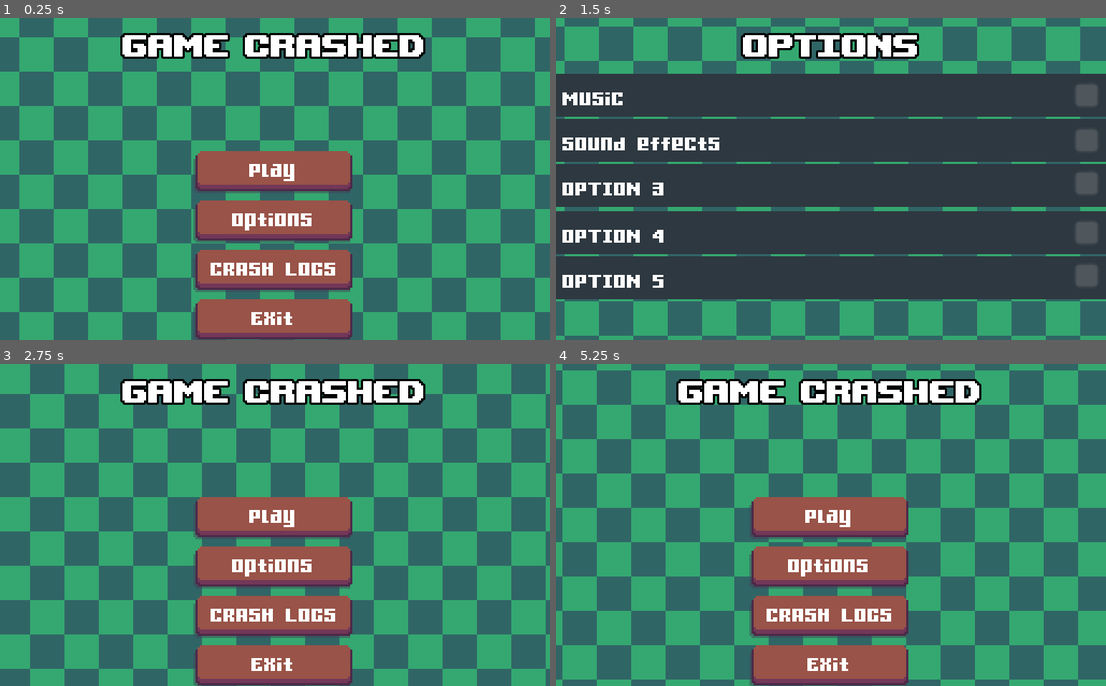
Above: before the commit, frames 1-4 (two rows, left to right).
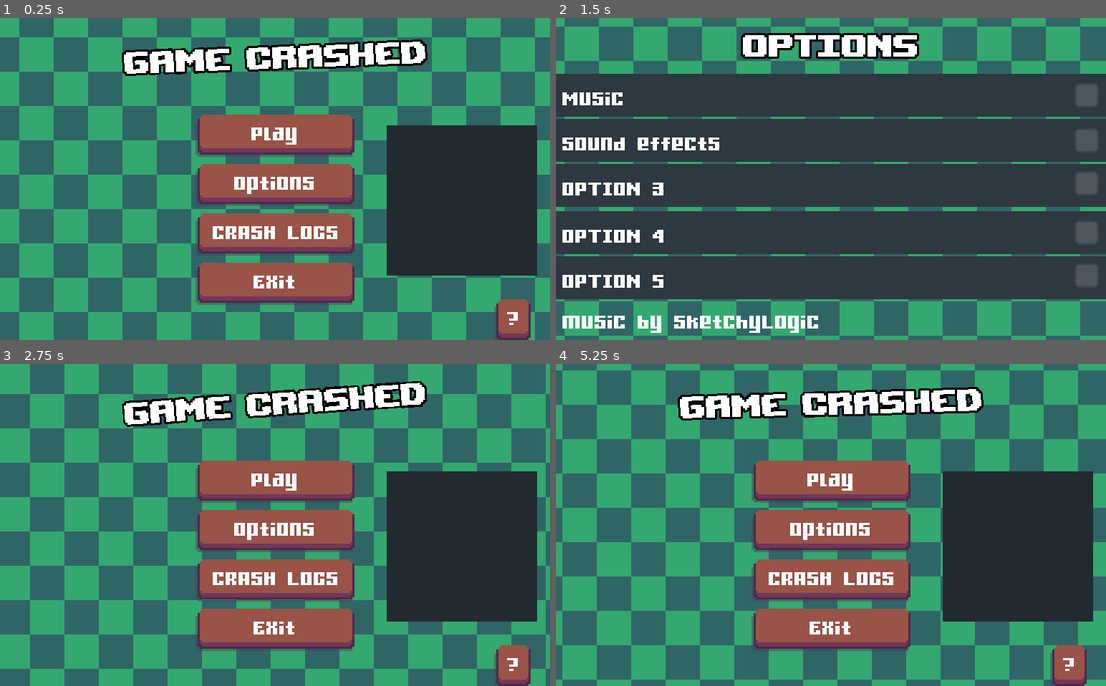
Above: after the commit, the same moments.

Repository: JosefAmbruz/Game-Crashed
Game: Godot game, scene res://src/levels/Main.tscn
Two runs of this game, one before a commit and one after it. Both use one fixed random seed, a clock stepped at 60 frames per second and the inputs below.
Inputs (mouse positions are in pixels of both pictures, inside the frame that each line leads up to):
- Up to frame 1 (0.25 s): no input
- Up to frame 2 (1.5 s): click "Options" at 0.5 s; move the mouse to (952, 162) at 1.27 s; click (952, 162) at 1.35 s
- Up to frame 3 (2.75 s): move the mouse to (165, 541) at 2.02 s; hold Escape (back) from 2.03 s (still down); click (165, 541) at 2.1 s
- Up to frame 4 (5.25 s): release Escape (back) at 2.75 s; click "CRASH LOGS" at 2.75 s; move the mouse to (886, 454) at 3.52 s; click (886, 454) at 3.6 s; move the mouse to (803, 589) at 4.27 s; click (803, 589) at 4.35 s; move the mouse to (996, 573) at 5.02 s; hold Escape (back) from 5.03 s (still down); click (996, 573) at 5.1 s

The runs differ from the first frame. In frame 1, 35% of the frame differs, in the area x 21-98%, y 4-100%; in frame 2, 1.1%; in frame 3, 35%; in frame 4, 35%.

Commit message:
Added help menu and animations

Diff:
--- a/src/levels/Main.gd
+++ b/src/levels/Main.gd
@@ -1,8 +1,19 @@
 extends "res://src/levels/level_script.gd"
+
+var help = [
+	"Click not to play",
+	"Be careful where you put your cursor",
+	"Don't be minimalist",
+	"The window is perfectly sized, don't you think?",
+	"Half of window is good enough",
+	"Is there any music? And what about sfx? And both?",
+	"Your mouse can be easily overloaded"
+]
 
 func _process(delta: float) -> void:
 	if Input.is_action_just_pressed("back"):
 		get_tree().quit()
+
 
 #####Menu Buttons#####
 func _on_Options_button_up() -> void:
@@ -14,6 +25,13 @@
 func _on_Exit_button_up() -> void:
 	get_tree().quit()
 
+func _on_Help_pressed() -> void:
+	randomize()
+	var random_help = help[randi()%help.size()]
+	print(random_help)
+	$Help/Text.set_text(random_help)
+
+
 #####Crashes#####
 func _on_Play_button_up() -> void:
 	GameCrashes.instance_crash_popup("game crashed", "congratulations, you crashed the game. go to crash logs to see more info", "#001").popup()
--- a/src/levels/Main.tscn
+++ b/src/levels/Main.tscn
@@ -24,6 +24,36 @@
 [sub_resource type="RectangleShape2D" id=3]
 extents = Vector2( 10, 98.3804 )
 
+[sub_resource type="Animation" id=4]
+resource_name = "TitleAnimation"
+length = 2.0
+loop = true
+step = 0.2
+tracks/0/type = "value"
+tracks/0/path = NodePath("Title:rotation_degrees")
+tracks/0/interp = 1
+tracks/0/loop_wrap = true
+tracks/0/imported = false
+tracks/0/enabled = true
+tracks/0/keys = {
+"times": PoolRealArray( 0, 0.6, 1.4 ),
+"transitions": PoolRealArray( 1, 1, 1 ),
+"update": 0,
+"values": [ 0.0, -5.0, 5.0 ]
+}
+tracks/1/type = "value"
+tracks/1/path = NodePath("Title:scale")
+tracks/1/interp = 1
+tracks/1/loop_wrap = true
+tracks/1/imported = false
+tracks/1/enabled = true
+tracks/1/keys = {
+"times": PoolRealArray( 0, 1 ),
+"transitions": PoolRealArray( 1, 1 ),
+"update": 1,
+"values": [ Vector2( 1, 1 ), Vector2( 1.2, 1.2 ) ]
+}
+
 [node name="MainMenu" type="Control"]
 anchor_left = 0.5
 anchor_top = 0.5
@@ -39,30 +69,28 @@
 }
 
 [node name="Background" type="TileMap" parent="."]
+z_index = -2
 tile_set = SubResource( 1 )
 cell_size = Vector2( 32, 32 )
 format = 1
 tile_data = PoolIntArray( -1, 0, 0, -65536, 0, 0, -65535, 0, 0, -65534, 0, 0, -65533, 0, 0, -65532, 0, 0, -65531, 0, 0, …(828 unchanged characters)…
 
-[node name="UI" type="MarginContainer" parent="."]
-anchor_right = 1.0
-anchor_bottom = 1.0
-__meta__ = {
-"_edit_use_anchors_": false
-}
-
-[node name="VBoxContainer" type="VBoxContainer" parent="UI"]
-margin_right = 256.0
-margin_bottom = 150.0
-alignment = 1
-__meta__ = {
-"_edit_use_anchors_": false
-}
-
-[node name="Title" type="Label" parent="UI/VBoxContainer"]
-margin_left = 54.0
-margin_right = 201.0
-margin_bottom = 24.0
+[node name="Title" type="Position2D" parent="."]
+position = Vector2( 128.848, 17.4535 )
+rotation = -0.0728074
+__meta__ = {
+"_edit_group_": true
+}
+
+[node name="Text" type="Label" parent="Title"]
+anchor_left = 0.5
+anchor_top = 0.5
+anchor_right = 0.5
+anchor_bottom = 0.5
+margin_left = -73.5
+margin_top = -12.0
+margin_right = 73.5
+margin_bottom = 12.0
 size_flags_horizontal = 4
 size_flags_vertical = 2
 theme = ExtResource( 3 )
@@ -70,12 +98,19 @@
 custom_colors/font_color = Color( 1, 1, 1, 1 )
 text = "GAME CRASHED"
 align = 1
-
-[node name="Buttons" type="VBoxContainer" parent="UI/VBoxContainer"]
-margin_left = 90.0
-margin_top = 57.0
-margin_right = 165.0
-margin_bottom = 150.0
+__meta__ = {
+"_edit_use_anchors_": false
+}
+
+[node name="Menu" type="VBoxContainer" parent="."]
+anchor_left = 0.5
+anchor_top = 1.0
+anchor_right = 0.5
+anchor_bottom = 1.0
+margin_left = -37.5
+margin_top = -106.347
+margin_right = 37.5
+margin_bottom = -13.3468
 size_flags_horizontal = 4
 size_flags_vertical = 4
 size_flags_stretch_ratio = 0.0
@@ -83,21 +118,21 @@
 "_edit_use_anchors_": false
 }
 
-[node name="Play" type="Button" parent="UI/VBoxContainer/Buttons"]
+[node name="Play" type="Button" parent="Menu"]
 margin_right = 75.0
 margin_bottom = 21.0
 theme = ExtResource( 3 )
 custom_fonts/font = ExtResource( 2 )
 text = "Play"
 
-[node name="Options" type="Button" parent="UI/VBoxContainer/Buttons"]
+[node name="Options" type="Button" parent="Menu"]
 margin_top = 24.0
 margin_right = 75.0
 margin_bottom = 45.0
 theme = ExtResource( 3 )
 text = "Options"
 
-[node name="CrashLogs" type="Button" parent="UI/VBoxContainer/Buttons"]
+[node name="CrashLogs" type="Button" parent="Menu"]
 margin_top = 48.0
 margin_right = 75.0
 margin_bottom = 69.0
@@ -106,7 +141,7 @@
 theme = ExtResource( 3 )
 text = " CRASH LOGS "
 
-[node name="Exit" type="Button" parent="UI/VBoxContainer/Buttons"]
+[node name="Exit" type="Button" parent="Menu"]
 margin_top = 72.0
 margin_right = 75.0
 margin_bottom = 93.0
@@ -130,8 +165,39 @@
 [node name="CollisionShape2D3" type="CollisionShape2D" parent="Crash002"]
 position = Vector2( 273.917, 78.1515 )
 shape = SubResource( 3 )
-[connection signal="button_up" from="UI/VBoxContainer/Buttons/Play" to="." method="_on_Play_button_up"]
-[connection signal="button_up" from="UI/VBoxContainer/Buttons/Options" to="." method="_on_Options_button_up"]
-[connection signal="button_up" from="UI/VBoxContainer/Buttons/CrashLogs" to="." method="_on_CrashLogs_button_up"]
-[connection signal="button_up" from="UI/VBoxContainer/Buttons/Exit" to="." method="_on_Exit_button_up"]
+
+[node name="AnimationPlayer" type="AnimationPlayer" parent="."]
+autoplay = "TitleAnimation"
+anims/TitleAnimation = SubResource( 4 )
+
+[node name="Help" type="Button" parent="."]
+anchor_left = 1.0
+anchor_top = 1.0
+anchor_right = 1.0
+anchor_bottom = 1.0
+margin_left = -26.0
+margin_top = -20.0
+margin_right = -8.0
+margin_bottom = 1.0
+text = "?"
+__meta__ = {
+"_edit_use_anchors_": false
+}
+
+[node name="Text" type="RichTextLabel" parent="Help"]
+margin_left = -50.0
+margin_top = -80.0
+margin_right = 20.0
+margin_bottom = -10.0
+__meta__ = {
+"_edit_use_anchors_": false
+}
+
+[node name="Timer" type="Timer" parent="Help"]
+one_shot = true
+[connection signal="button_up" from="Menu/Play" to="." method="_on_Play_button_up"]
+[connection signal="button_up" from="Menu/Options" to="." method="_on_Options_button_up"]
+[connection signal="button_up" from="Menu/CrashLogs" to="." method="_on_CrashLogs_button_up"]
+[connection signal="button_up" from="Menu/Exit" to="." method="_on_Exit_button_up"]
 [connection signal="mouse_entered" from="Crash002" to="." method="_on_Crash002_mouse_entered"]
+[connection signal="pressed" from="Help" to="." method="_on_Help_pressed"]
--- a/src/levels/Options.gd
+++ b/src/levels/Options.gd
@@ -6,6 +6,7 @@
 onready var check4 = $Opt4/CheckBox
 onready var check5 = $Opt5/CheckBox
 
+
 func _ready():
 	pass
 
@@ -13,3 +14,5 @@
 	if check1.is_pressed() and check2.is_pressed():
 		GameCrashes.instance_crash_popup("game crashed","unable to play both music and sfx at once", "#006").popup()
 		check2.set_pressed(false)
+	if !check1.is_pressed():
+		$AudioStreamPlayer.play()
--- a/src/levels/Options.tscn
+++ b/src/levels/Options.tscn
@@ -6,6 +6,7 @@
 [ext_resource path="res://src/levels/Options.gd" type="Script" id=4]
 [ext_resource path="res://src/levels/Main.tscn" type="PackedScene" id=5]
 [ext_resource path="res://src/levels/OptionsItem/Item.tscn" type="PackedScene" id=6]
+[ext_resource path="res://assets/BossMain.wav" type="AudioStream" id=7]
 
 [sub_resource type="TileSet" id=1]
 0/name = "animated_background_resource.tres 0"
@@ -101,6 +102,16 @@
 [node name="Label" parent="Opt5" index="0"]
 text = "OPTION 5"
 
+[node name="AudioStreamPlayer" type="AudioStreamPlayer" parent="."]
+stream = ExtResource( 7 )
+
+[node name="credits" type="Label" parent="."]
+anchor_top = 1.0
+anchor_bottom = 1.0
+margin_top = -19.0
+margin_right = 256.0
+text = "music by SketchyLogic"
+
 [editable path="Opt1"]
 
 [editable path="Opt2"]
--- a/src/levels/game_crashes.gd
+++ b/src/levels/game_crashes.gd
@@ -2,13 +2,13 @@
 
 var crash_list = {
 	#holding values of crashes
-	"#001" : false, #
-	"#002" : false, #
-	"#003" : false, #
-	"#004" : false, #
-	"#005" : false, #
-	"#006" : false, #
-	"#007" : false, #
+	"#001" : false, #Play button
+	"#002" : false, #Cursor out of reach
+	"#003" : false, #Window minimized
+	"#004" : false, #Window resized
+	"#005" : false, #Window positioned behind the screen
+	"#006" : false, #Music and sfx played at once
+	"#007" : false, #Mouse button pressed 20 times
 #	"#008" : false,
 #	"#009" : false,
 #	"#010" : false,
@@ -26,6 +26,10 @@
 
 var crash_count = len(crash_list.keys())
 
+#func set_timer(time):
+#	var timer = Timer.new()
+#	timer.set_wait_time(time)
+#	timer.set_one_shot(true)
 
 func instance_crash_popup(title = "game crashed", text = "game crashed", id = "#000") -> AcceptDialog:
 	var popup = AcceptDialog.new()
@@ -40,5 +44,15 @@
 	crash_list[id] = true
 	return popup
 
+#func instance_help_label(text):
+#	var label = Label.new()
+#	label.set_text(text)
+#	label.set_autowrap(true)
+#	label.set_clip_text(true)
+#	label.set_minimal_size()
+#	get_parent().add_child(label)
+#	return label
+
+
 func _ready():
 	pass
--- a/src/levels/global_checker.gd
+++ b/src/levels/global_checker.gd
@@ -12,7 +12,7 @@
 func _process(delta: float) -> void:
 	#003
 	if OS.is_window_minimized():
-		GameCrashes.instance_crash_popup("game crashed","minimized window caused the crash", "#003").popup()
+		GameCrashes.instance_crash_popup("game crashed","minimizing game window caused the crash", "#003").popup()
 		OS.set_window_minimized(false)
 	#004
 	if OS.get_window_size() > init_win_size and completed == false :
Binary file added: CoverImage.png
Not shown, added: CoverImage.png.import
Binary file added: Screenshot.png
Not shown, added: Screenshot.png.import
Binary file added: Screenshot2.png
Not shown, added: Screenshot2.png.import
Not shown, added: assets/BossMain.wav.import
Binary file added: background.png
Not shown, added: background.png.import
Not shown: 1 places in src/levels/Main.tscn that only renumber resources
Not shown: 1 places in src/levels/Options.tscn that only renumber resources
Not shown, added: assets/BossMain.wav
